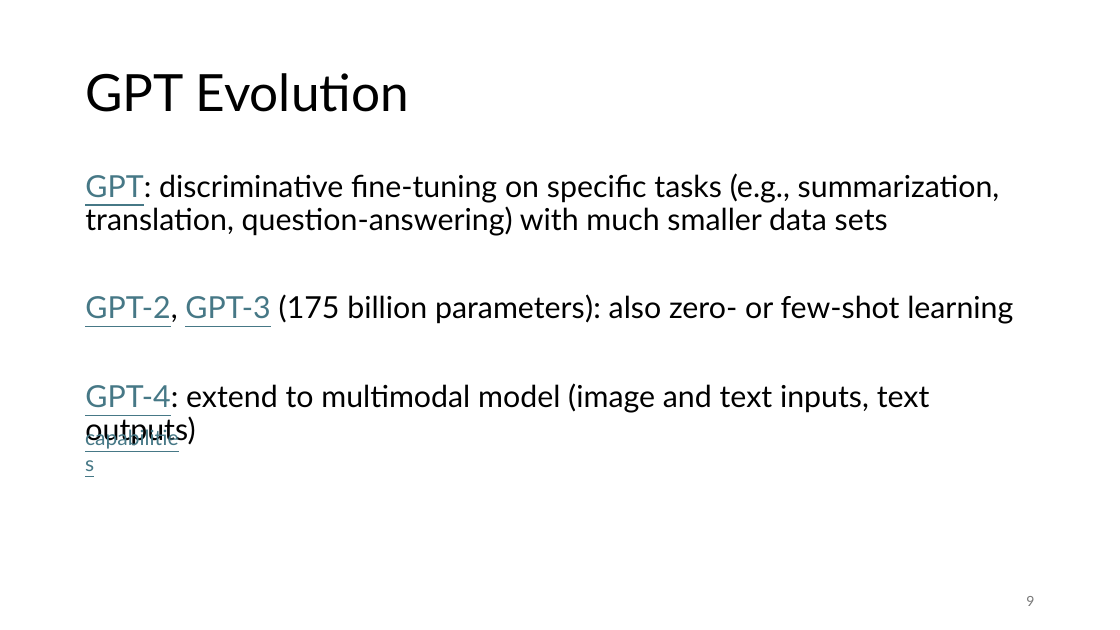
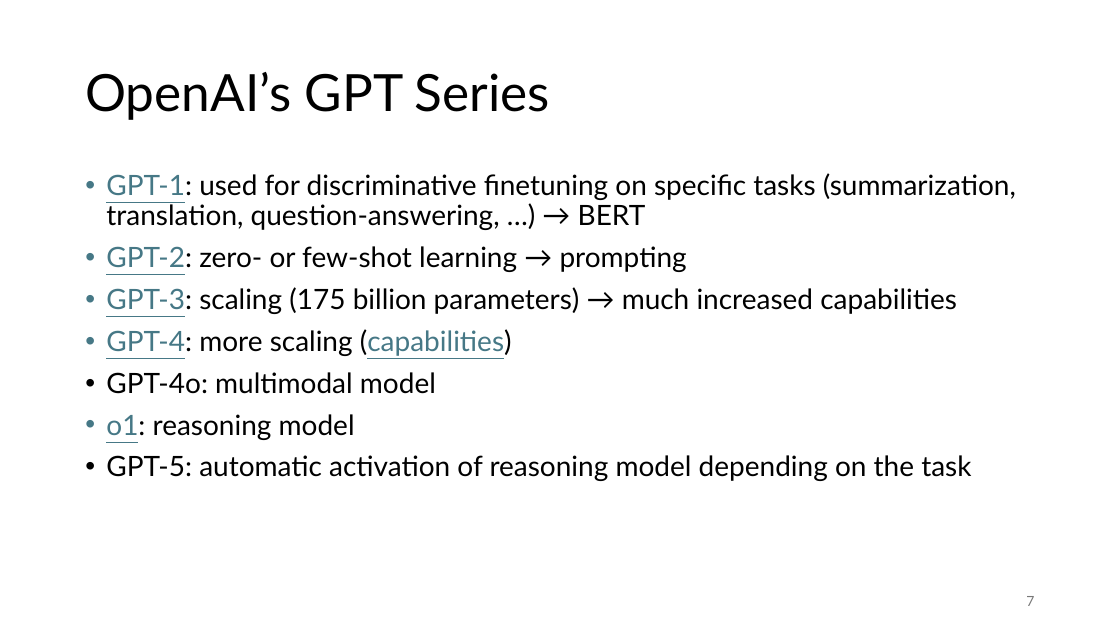
Before and after one commit to FelixWick/language_models, a slide deck: slide 7 of slides/3_LLMs.pptx (slide 9 before the commit). Drawn at 1120x630 pixels with LibreOffice and Linux fonts; fonts in the diff are those of the drawing. Boxes give left, top, right and bottom in pixels: in the first picture for what was removed or moved away, otherwise in the second. Text is boxed around its words. In the diff, an @@ line names an element or a change of style, - is before the commit and + after.

```diff
--- a/slides/3_LLMs.pptx
+++ b/slides/3_LLMs.pptx
@@ title at (85, 72, 550, 120): text changed @@
-GPT Evolution
+OpenAI’s GPT Series
@@ text at (106, 173, 1016, 481): text changed; size 26 to 24 pt @@
-GPT: discriminative fine-tuning on specific tasks (e.g., summarization, translation, question-answering) with much smaller data sets
-GPT-2, GPT-3 (175 billion parameters): also zero- or few-shot learning
-GPT-4: extend to multimodal model (image and text inputs, text outputs)
+• GPT-1: used for discriminative finetuning on specific tasks (summarization, translation, question-answering, …) → BERT
+• GPT-2: zero- or few-shot learning → prompting
+• GPT-3: scaling (175 billion parameters) → much increased capabilities
+• GPT-4: more scaling (capabilities)
+• GPT-4o: multimodal model
+• o1: reasoning model
+• GPT-5: automatic activation of reasoning model depending on the task
@@ text removed at (77, 421, 192, 455) @@
-capabilities
@@ page number at (1026, 596, 1034, 606): text changed @@
-9
+7
```
Also in this commit, not shown: 5 other slides changed, 4 slides added, 4 slides removed, 5 other files.
